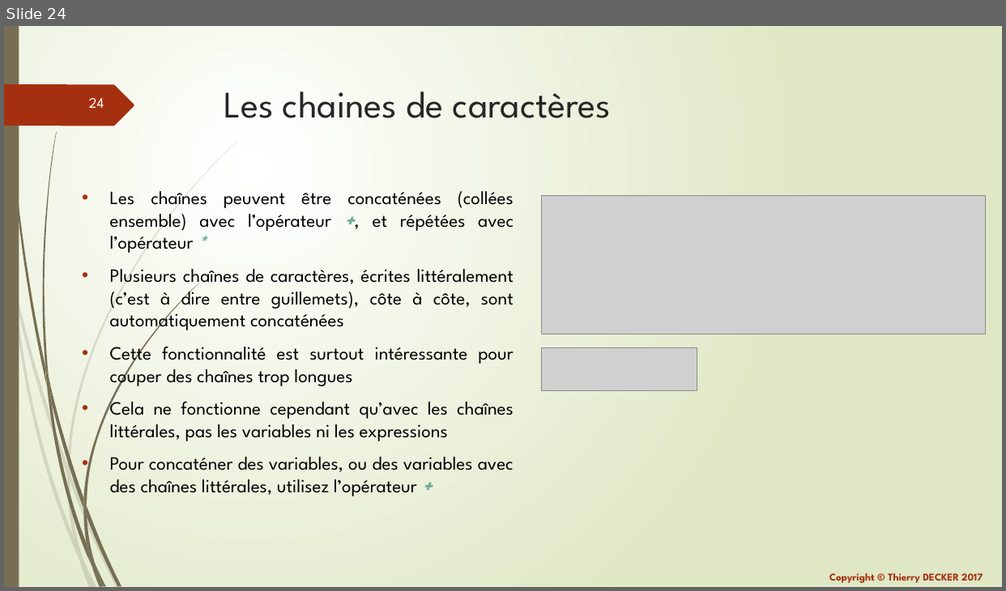
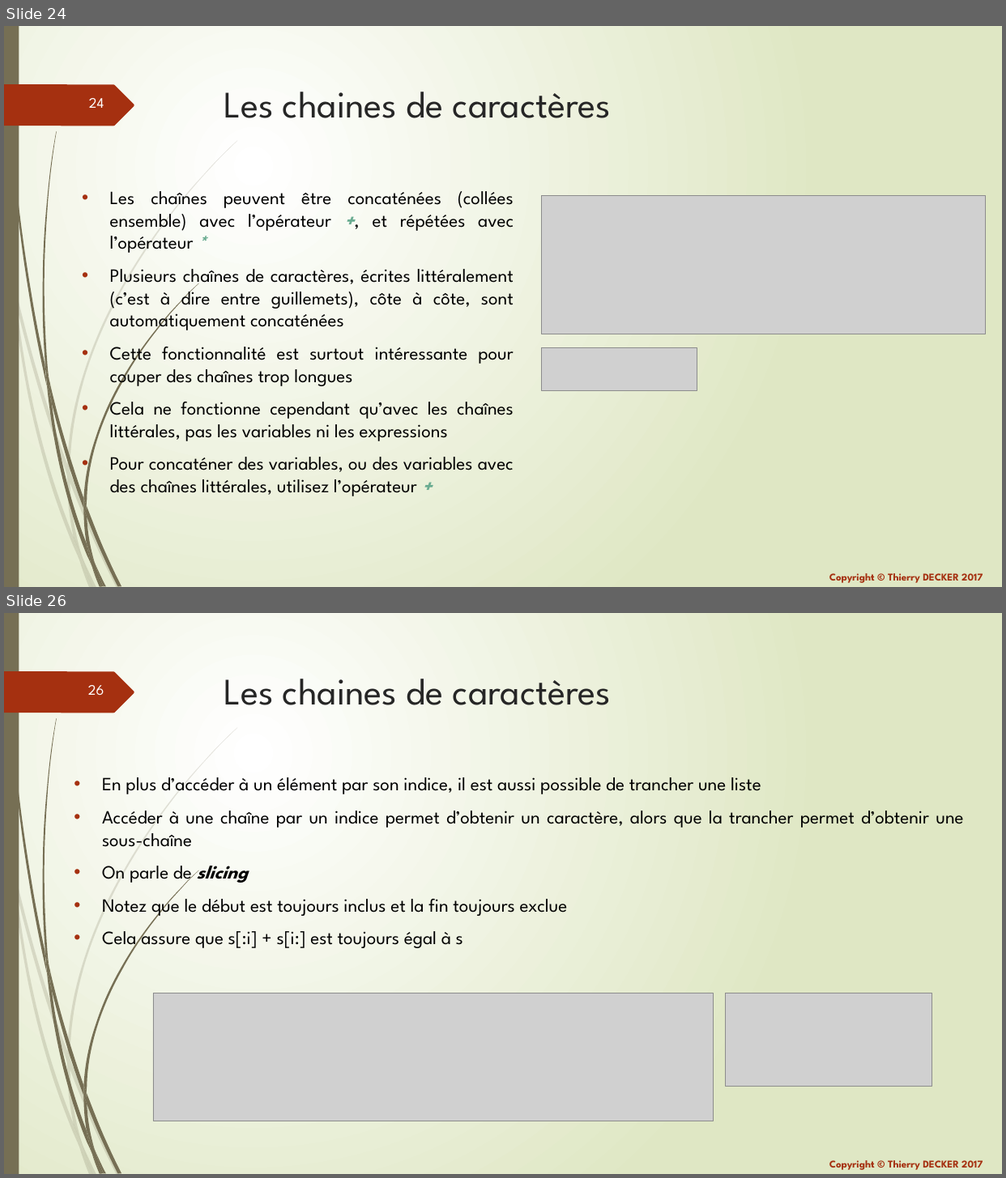
Before and after one commit to VikmanTheRacoon/learning-python, a slide deck: documentations/learning-python.pptx. Shown one above the other, each under a label of ours: slide 24 before the commit, slides 24 and 26 after it; the slides between them are not shown. The pictures are 1006x591 and 1006x1178 pixels, drawn with LibreOffice and Linux fonts; fonts in the diff are those of the drawing; grey boxes stand for pictures. Boxes give left, top, right and bottom in pixels: in the first picture for what was removed or moved away, otherwise in the second. Text is boxed around its words. In the diff, an @@ line names an element or a change of style, - is before the commit and + after.

```diff
--- a/documentations/learning-python.pptx
+++ b/documentations/learning-python.pptx
@@ slide 26 added at (x1=4, y1=613, x2=1002, y2=1174), background gradient #FFFFFF to #DFE8C4; not listed: 26 template elements that a slide beside it also shows @@
@@ title added at (x1=224, y1=679, x2=611, y2=705), 36 pt, text #262626 @@
+Les chaines de caractères
@@ text added at (x1=102, y1=777, x2=963, y2=950), 18 pt, text #000000 @@
+• En plus d’accéder à un élément par son indice, il est aussi possible de trancher une liste
+• Accéder à une chaîne par un indice permet d’obtenir un caractère, alors que la trancher permet d’obtenir une sous-chaîne
+• On parle de slicing
+• Notez que le début est toujours inclus et la fin toujours exclue
+• Cela assure que s[:i] + s[i:] est toujours égal à s
@@ picture added at (x1=153, y1=994, x2=713, y2=1122) @@
@@ picture added at (x1=725, y1=994, x2=931, y2=1086) @@
```
Also in this commit, not shown: 4 other slides added, 1 other file.
